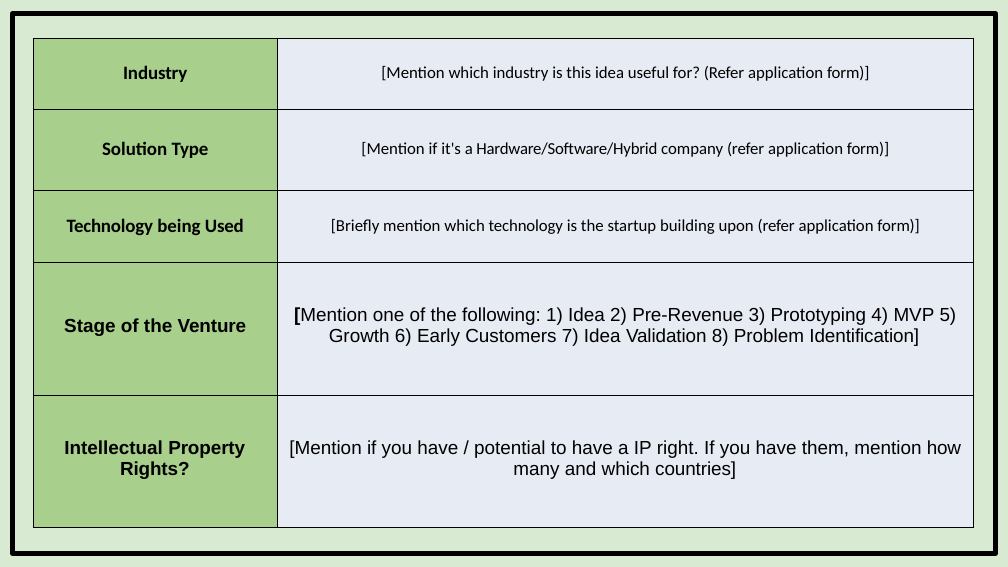
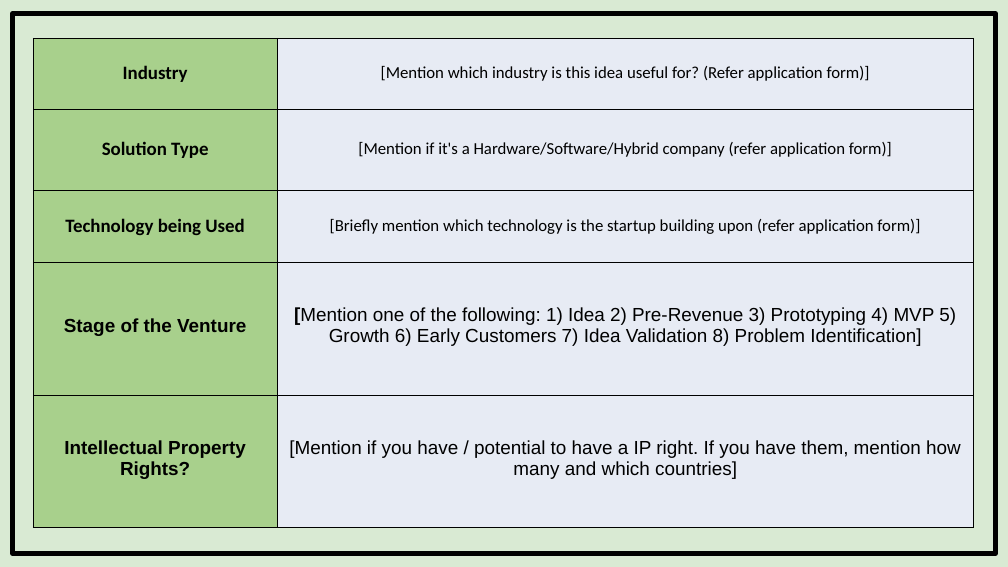
Before and after one commit to Wraptron/incubation-frontend, a slide deck: slide 3 of public/Nirmaan Sample Pitchdeck.pptx. Drawn at 1008x567 pixels with LibreOffice and Linux fonts; fonts in the diff are those of the drawing. Boxes give left, top, right and bottom in pixels: in the first picture for what was removed or moved away, otherwise in the second. Text is boxed around its words. In the diff, an @@ line names an element or a change of style, - is before the commit and + after.

```diff
--- a/public/Nirmaan Sample Pitchdeck.pptx
+++ b/public/Nirmaan Sample Pitchdeck.pptx
@@ table at (x1=33, y1=39, x2=974, y2=483) @@
@@ letter spacing -0.1 to 0 pt in "Industry", "(Refer form)]", "(refer form)]", "technology (refer form)]" and 4 more places @@
@@ letter spacing -0.2 to 0 pt in "Type", "Hardware/Software/Hybrid", "Technology Used", "5)" and 1 more places @@
```
Also in this commit, not shown: 11 other slides changed, 8 other files.
